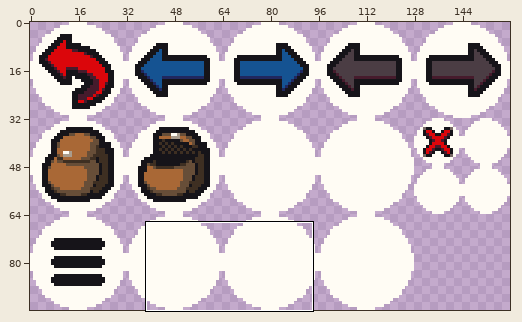
Pixel-art file: godot/res/sprites/GUI/buttons/buttons.aseprite. Above, an overview of the earlier version with the close-up marked.
Close-up. The starting point:
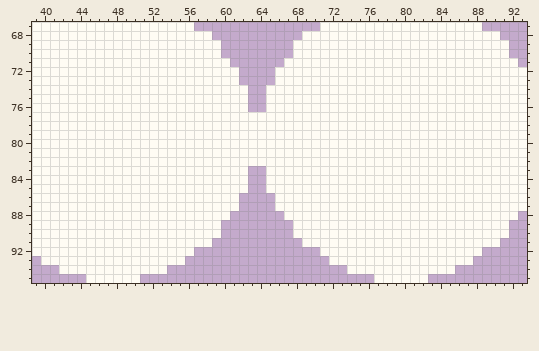
160x96 pixels, 1 frame. Shown: x 39..93, y 67..95.
New version:
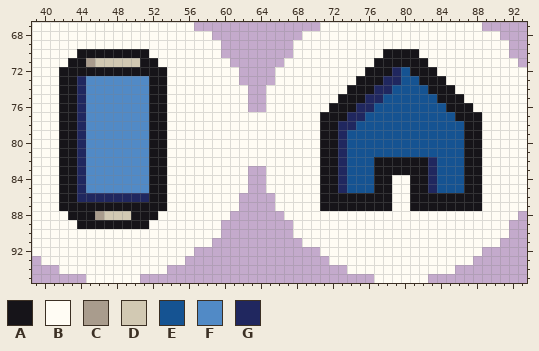
Palette (. is transparent): A #161419  B #fffcf4  C #a99c8d  D #d2c9b3  E #155392  F #518ac6  G #20275f
From old to new:
Layer "Main":
The edit turns colour B into colour A in row 70 at x 44 to 51 and 78 to 81; in row 71 at x 43 to 44, 51 to 52 and 77 to 82; in row 72 at x 42 to 53, 76 to 78 and 81 to 83; in row 73 at x 42 to 43, 52 to 53, 75 to 77 and 82 to 84; in row 74 at x 42 to 43, 52 to 53, 74 to 76 and 83 to 85; in row 75 at x 42 to 43, 52 to 53, 73 to 75 and 84 to 86.
The edit turns colour B into colour A in row 76 at x 42 to 43, 52 to 53, 72 to 74 and 85 to 87; in row 77 at x 42 to 43, 52 to 53, 71 to 73 and 86 to 88; in rows 78 to 81 at x 42 to 43, 52 to 53, 71 to 72 and 87 to 88; in rows 82 to 83 at x 42 to 43, 52 to 53, 71 to 72, 77 to 82 and 87 to 88; in rows 84 to 85 at x 42 to 43, 52 to 53, 71 to 72, 77 to 78, 81 to 82 and 87 to 88; in row 86 at x 42 to 43, 52 to 53, 71 to 78 and 81 to 88.
The edit turns colour B into colour A in row 87 at x 42 to 53, 71 to 78 and 81 to 88; in row 88 at x 43 to 45 and 50 to 52; in row 89 at x 44 to 51.
The edit turns colour B into colour C in row 71 at x 45; in row 88 at x 46.
The edit turns colour B into colour D in row 71 at x 46 to 50; in row 88 at x 47 to 49.
The edit turns colour B into colour E in row 72 at x 80; in row 73 at x 80 to 81; in row 74 at x 79 to 82; in row 75 at x 78 to 83; in row 76 at x 77 to 84; in row 77 at x 76 to 85.
The edit turns colour B into colour E in row 78 at x 75 to 86; in rows 79 to 81 at x 74 to 86; in rows 82 to 85 at x 74 to 76 and 84 to 86.
The edit turns colour B into colour F in rows 73 to 85 at x 45 to 51.
The edit turns colour B into colour G in row 72 at x 79; in row 73 at x 44 and 78 to 79; in row 74 at x 44 and 77 to 78; in row 75 at x 44 and 76 to 77; in row 76 at x 44 and 75 to 76; in row 77 at x 44 and 74 to 75.
The edit turns colour B into colour G in row 78 at x 44 and 73 to 74; in rows 79 to 81 at x 44 and 73; in rows 82 to 85 at x 44, 73 and 83; in row 86 at x 44 to 51.
Where, in picture pixels (left, top, right, bottom), the same in both close-ups:
changed: (59, 49, 167, 229)
changed: (320, 49, 482, 211)
